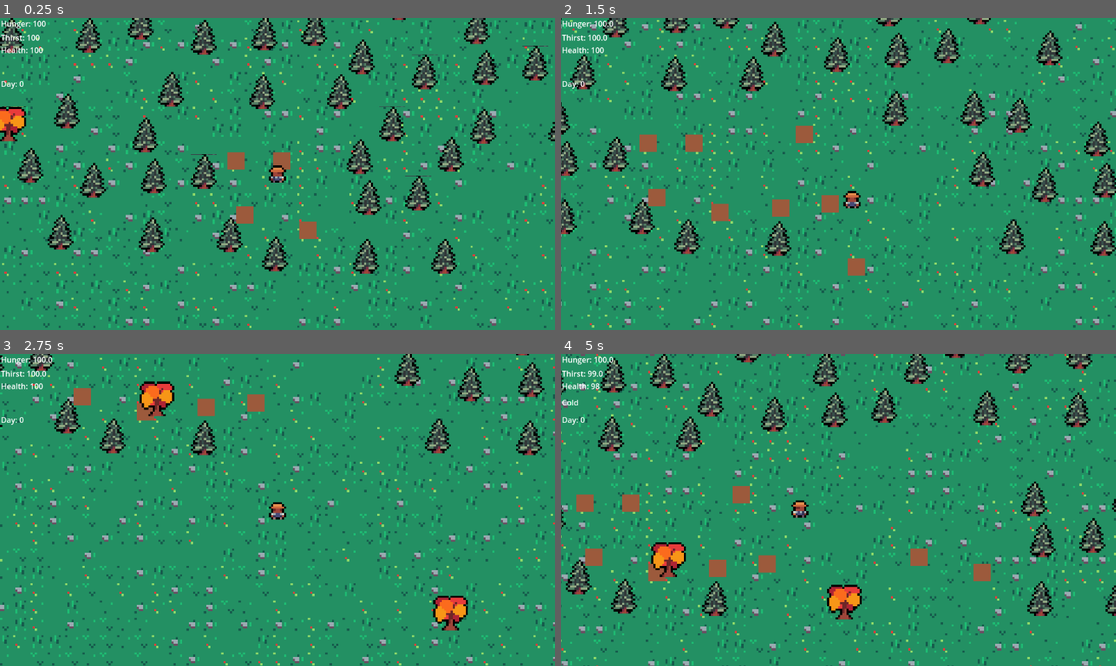
Above: before the commit, frames 1-4 (two rows, left to right).
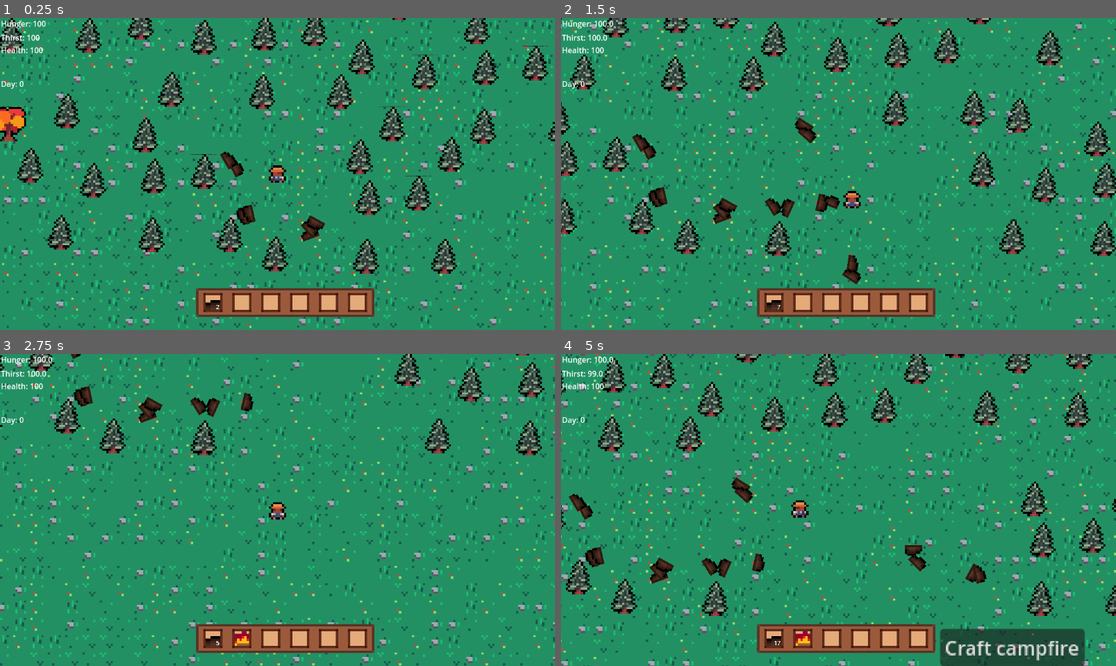
Above: after the commit, the same moments.

Repository: eagle3050/Stay-Alive
Game: Godot game, scene res://Scenes/main.tscn
Two runs of this game, one before a commit and one after it. Both use one fixed random seed, a clock stepped at 60 frames per second and the inputs below.
Inputs (mouse positions are in pixels of both pictures, inside the frame that each line leads up to):
- Up to frame 1 (0.25 s): no input
- Up to frame 2 (1.5 s): tap Enter at 0.5 s; move the mouse to (960, 158) at 0.52 s; hold D (right) 0.53-1.28 s; tap 1 (1) at 0.6 s; tap E (e) at 0.8, 1.35 s; move the mouse to (727, 189) at 1.27 s; hold S (down) from 1.28 s (still down)
- Up to frame 3 (2.75 s): click (166, 525) at 1.55 s; release S (down) at 2 s; click (449, 647) at 2 s, where only the run after the commit has a clickable "Craft campfire"
- Up to frame 4 (5 s): move the mouse to (894, 441) at 2.77 s; press the mouse at (894, 441) at 2.78 s; hold D (right) 2.78-3.53 s; tap 2 (2, bound only after the commit) at 3.05, 3.6 s; move the mouse to (810, 572) at 3.52 s; release the mouse at (810, 572) at 3.53 s; hold W (up) 3.53-4.28 s; tap 3 (3, bound only after the commit) at 3.8, 4.35 s; move the mouse to (1005, 556) at 4.27 s; hold A (left) from 4.28 s (still down); tap 4 (4, bound only after the commit) at 4.55 s

The runs differ from the first frame. In frame 1, 3.8% of the frame differs, in the area x 35-68%, y 42-96%; in frame 2, 4.8%; in frame 3, 4.9%; in frame 4, 9.2%, in the area x 0-95%, y 9-100%.

Commit message:
Added simple crafting, hotbar and slot selection
Player has a hotbar instead, can press 1, 2. 3 etc, button that appears when you have enough resources to craft, new sprites

Diff:
--- a/Scenes/player.tscn
+++ b/Scenes/player.tscn
@@ -1,10 +1,9 @@
-[gd_scene load_steps=11 format=3 uid="uid://cmctx0bhktukh"]
+[gd_scene load_steps=10 format=3 uid="uid://cmctx0bhktukh"]
 
 [ext_resource type="Script" uid="uid://c8vjldlfbfscr" path="res://Scripts/player.gd" id="1_onrkg"]
 [ext_resource type="Texture2D" uid="uid://nk6ivtouhn2s" path="res://Assets/TinyRanch_Assets/TinyFarm_Characters.png" id="2_cvnsp"]
 [ext_resource type="Resource" uid="uid://cmum3kx1kv4xn" path="res://invertory/player_inv.tres" id="2_vgqql"]
 [ext_resource type="Script" uid="uid://bkvaqqsba4e2e" path="res://Scripts/survival_stats.gd" id="3_6t5aa"]
-[ext_resource type="PackedScene" uid="uid://c1lsuiviqmkmb" path="res://invertory/intertory_ui.tscn" id="5_fkybt"]
 
 [sub_resource type="AtlasTexture" id="AtlasTexture_cvnsp"]
 atlas = ExtResource("2_cvnsp")
@@ -77,13 +76,6 @@
 [node name="ColdHealthTimer" type="Timer" parent="SurvivalStats"]
 ignore_time_scale = true
 
-[node name="Intertory_UI" parent="." instance=ExtResource("5_fkybt")]
-z_index = 99
-offset_left = -22.0
-offset_top = -56.0
-offset_right = 22.0
-offset_bottom = -5.0
-
 [connection signal="timeout" from="SurvivalStats/DecreaseTimer" to="SurvivalStats" method="_on_decrease_timer_timeout"]
 [connection signal="timeout" from="SurvivalStats/HealthTimer" to="SurvivalStats" method="_on_health_timer_timeout"]
 [connection signal="timeout" from="SurvivalStats/ColdHealthTimer" to="SurvivalStats" method="_on_cold_health_timer_timeout"]
--- a/Scenes/tree.gd
+++ b/Scenes/tree.gd
@@ -9,9 +9,9 @@
 	if body.is_in_group("player"):
 		broken = true
 		$Holder.hide()
+		for i in randf_range(1, 3):
+			var wood = wood_scene.instantiate()
 
-		var wood = wood_scene.instantiate()
-
-		wood.global_position = $WoodSpawn.global_position
-		get_parent().add_child(wood)
+			wood.global_position = $WoodSpawn.global_position
+			get_parent().add_child(wood)
 		queue_free()
--- a/Scenes/ui.tscn
+++ b/Scenes/ui.tscn
@@ -1,6 +1,7 @@
-[gd_scene load_steps=2 format=3 uid="uid://j573r3fpylb3"]
+[gd_scene load_steps=3 format=3 uid="uid://j573r3fpylb3"]
 
 [ext_resource type="Script" uid="uid://00k0a0v0bxyw" path="res://Scripts/ui.gd" id="1_fyqef"]
+[ext_resource type="PackedScene" uid="uid://c1lsuiviqmkmb" path="res://invertory/intertory_ui.tscn" id="2_qdvrb"]
 
 [node name="UI" type="CanvasLayer"]
 script = ExtResource("1_fyqef")
@@ -49,3 +50,10 @@
 offset_right = 72.0
 offset_bottom = 148.0
 text = "Day: 99"
+
+[node name="Intertory_UI" parent="." instance=ExtResource("2_qdvrb")]
+offset_left = 407.00006
+offset_top = 561.0
+offset_right = -633.1841
+offset_bottom = 4.8239746
+scale = Vector2(5, 5)
--- a/Scripts/GlobalStats.gd
+++ b/Scripts/GlobalStats.gd
@@ -2,3 +2,5 @@
 
 var night_time = false
 var day = 0
+
+var wood_collected = 0
--- a/Scripts/player.gd
+++ b/Scripts/player.gd
@@ -14,7 +14,7 @@
 
 
 func _process(_delta: float) -> void:
-	placing_items()
+	#placing_items()
 	handle_anim()
 	var direction = Input.get_vector("left", "right", "up", "down").normalized()
 	velocity = direction * speed
@@ -38,18 +38,51 @@
 	hide()
 	print("dead")
 
-func placing_items():
+#func placing_items():
+	#
+	#var campfire = preload("res://Scenes/campfire.tscn")
+	##INVERTORY CHECKING IF ENOUGH MATERIALS LOGIC
+	#if Input.is_action_just_pressed("1"):
+		#print("selectg")
+		#campfire_selected = true
+	#if Input.is_action_just_pressed("place") and campfire_selected: #AND ENOUGH MATERIALS
+		#var campfire_scene = campfire.instantiate()
+		#var mouse_pos = get_global_mouse_position()
+		#campfire_scene.global_position = mouse_pos
+		#get_parent().add_child(campfire_scene)
 
-	var campfire = preload("res://Scenes/campfire.tscn")
-	#INVERTORY CHECKING IF ENOUGH MATERIALS LOGIC
-	if Input.is_action_just_pressed("1"):
-		print("selectg")
-		campfire_selected = true
-	if Input.is_action_just_pressed("place") and campfire_selected: #AND ENOUGH MATERIALS
-		var campfire_scene = campfire.instantiate()
-		var mouse_pos = get_global_mouse_position()
-		campfire_scene.global_position = mouse_pos
-		get_parent().add_child(campfire_scene)
+
+func _input(event):
+	if event.is_action_pressed("place"): # Or whatever your "Place" button is
+		use_item()
+var selected_slot_index: int = 0 # This should be updated by your Hotbar/UI logic
+func use_item():
+	var slot = inv.slots[selected_slot_index]
+
+	if slot and slot.item:
+		# Check if the item is a Campfire or Base
+		if slot.item.name == "Campfire":
+			place_object(preload("res://Scenes/campfire.tscn"))
+			consume_selected_item(slot)
+		#elif slot.item.name == "Base":
+			#place_object(preload("res://scenes/base.tscn"))
+			#consume_selected_item(slot)
+
+func place_object(object_scene: PackedScene):
+	var instance = object_scene.instantiate()
+	# Set the position to slightly in front of the player
+	instance.global_position = global_position
+	get_parent().add_child(instance)
+
+func consume_selected_item(slot: Inv_slot):
+	slot.amount -= 1
+	if slot.amount <= 0:
+		slot.item = null
+
+	# Emit a signal so the UI knows to refresh the numbers
+	inv.update.emit()
+
+
 
 
 func collect(item):
--- a/invertory/intertory_ui.gd
+++ b/invertory/intertory_ui.gd
@@ -3,18 +3,22 @@
 var is_open = false
 @onready var inv: Inv = preload("res://invertory/player_inv.tres")
 @onready var slots: Array = $NinePatchRect/GridContainer.get_children()
+@export var campfire_item: InvItem # Drag your Campfire Resource here
+@export var player_inventory: Inv
+@onready var player = get_node("/root/Main/Player")
 
 func _ready() -> void:
 	inv.update.connect(update_slots)
 	update_slots()
-	close()
+	open()
+	#close()
 
 func _process(delta: float) -> void:
-	if Input.is_action_just_pressed("e"):
-		if is_open:
-			close()
-		else:
-			open()
+
+	if GlobalStats.wood_collected >= 10:
+		$CraftCampfire.show()
+	else:
+		$CraftCampfire.hide()
 
 func update_slots():
 	for i in range(min(inv.slots.size(), slots.size())):
@@ -24,6 +28,40 @@
 	visible = true
 	is_open = true
 
-func close():
-	visible = false
-	is_open = false
+#func close():
+	#visible = false
+	#is_open = false
+
+
+func _on_craft_campfire_pressed():
+	var wood_needed = 5
+
+	if player_inventory.has_amount("Wood", wood_needed):
+		player_inventory.remove_item_by_name("Wood", wood_needed)
+
+		player_inventory.insert(campfire_item)
+
+		update_slots()
+		print("Crafted a Campfire!")
+	else:
+		print("Not enough Wood!")
+
+func _input(event: InputEvent) -> void:
+	if Input.is_action_just_pressed("1"):
+		print("0")
+		player.selected_slot_index = 0
+	if Input.is_action_just_pressed("2"):
+		print("2")
+		player.selected_slot_index = 1
+	if Input.is_action_just_pressed("3"):
+		print("3")
+		player.selected_slot_index = 2
+	if Input.is_action_just_pressed("4"):
+		print("4")
+		player.selected_slot_index = 3
+	if Input.is_action_just_pressed("5"):
+		print("5")
+		player.selected_slot_index = 4
+	if Input.is_action_just_pressed("6"):
+		print("6")
+		player.selected_slot_index = 5
--- a/invertory/intertory_ui.tscn
+++ b/invertory/intertory_ui.tscn
@@ -1,8 +1,10 @@
-[gd_scene load_steps=4 format=3 uid="uid://c1lsuiviqmkmb"]
+[gd_scene load_steps=6 format=3 uid="uid://c1lsuiviqmkmb"]
 
 [ext_resource type="Script" uid="uid://lojpvkhaacys" path="res://invertory/intertory_ui.gd" id="1_w7jx4"]
-[ext_resource type="Texture2D" uid="uid://cf6lh4rn7gwdm" path="res://Assets/inventory-background.png" id="2_hdtep"]
+[ext_resource type="Resource" uid="uid://tx5a2oy8kaxc" path="res://invertory/items/campfire.tres" id="2_6y4ax"]
+[ext_resource type="Resource" uid="uid://cmum3kx1kv4xn" path="res://invertory/player_inv.tres" id="3_3kjxn"]
 [ext_resource type="PackedScene" uid="uid://cihf14fou10s8" path="res://invertory/inv_slot.tscn" id="3_ipgnx"]
+[ext_resource type="Texture2D" uid="uid://d0avh123h3ecx" path="res://Assets/bg.png" id="4_3kjxn"]
 
 [node name="Intertory_UI" type="Control"]
 custom_minimum_size = Vector2(44, 51)
@@ -14,12 +16,14 @@
 grow_horizontal = 2
 grow_vertical = 2
 script = ExtResource("1_w7jx4")
+campfire_item = ExtResource("2_6y4ax")
+player_inventory = ExtResource("3_3kjxn")
 
 [node name="NinePatchRect" type="NinePatchRect" parent="."]
 layout_mode = 0
-offset_right = 44.0
-offset_bottom = 51.0
-texture = ExtResource("2_hdtep")
+offset_right = 74.0
+offset_bottom = 12.0
+texture = ExtResource("4_3kjxn")
 patch_margin_left = 6
 patch_margin_top = 6
 patch_margin_right = 6
@@ -32,13 +36,13 @@
 anchor_top = 0.5
 anchor_right = 0.5
 anchor_bottom = 0.5
-offset_left = -16.0
-offset_top = -22.0
-offset_right = 16.0
-offset_bottom = 22.0
+offset_left = -34.0
+offset_top = -4.5
+offset_right = 34.0
+offset_bottom = 4.0
 grow_horizontal = 2
 grow_vertical = 2
-columns = 3
+columns = 9
 
 [node name="InvSlot1" parent="NinePatchRect/GridContainer" instance=ExtResource("3_ipgnx")]
 layout_mode = 2
@@ -58,20 +62,31 @@
 [node name="InvSlot6" parent="NinePatchRect/GridContainer" instance=ExtResource("3_ipgnx")]
 layout_mode = 2
 
-[node name="InvSlot7" parent="NinePatchRect/GridContainer" instance=ExtResource("3_ipgnx")]
-layout_mode = 2
+[node name="0" type="Marker2D" parent="NinePatchRect"]
+position = Vector2(7, 8)
 
-[node name="InvSlot8" parent="NinePatchRect/GridContainer" instance=ExtResource("3_ipgnx")]
-layout_mode = 2
+[node name="1" type="Marker2D" parent="NinePatchRect"]
+position = Vector2(19, 8)
 
-[node name="InvSlot9" parent="NinePatchRect/GridContainer" instance=ExtResource("3_ipgnx")]
-layout_mode = 2
+[node name="2" type="Marker2D" parent="NinePatchRect"]
+position = Vector2(31, 8)
 
-[node name="InvSlot10" parent="NinePatchRect/GridContainer" instance=ExtResource("3_ipgnx")]
-layout_mode = 2
+[node name="3" type="Marker2D" parent="NinePatchRect"]
+position = Vector2(43, 8)
 
-[node name="InvSlot11" parent="NinePatchRect/GridContainer" instance=ExtResource("3_ipgnx")]
-layout_mode = 2
+[node name="4" type="Marker2D" parent="NinePatchRect"]
+position = Vector2(55, 8)
 
-[node name="InvSlot12" parent="NinePatchRect/GridContainer" instance=ExtResource("3_ipgnx")]
-layout_mode = 2
+[node name="5" type="Marker2D" parent="NinePatchRect"]
+position = Vector2(67, 8)
+
+[node name="CraftCampfire" type="Button" parent="."]
+layout_mode = 0
+offset_left = 76.0
+offset_top = 2.0
+offset_right = 196.0
+offset_bottom = 33.0
+scale = Vector2(0.5, 0.5)
+text = "Craft campfire"
+
+[connection signal="pressed" from="CraftCampfire" to="." method="_on_craft_campfire_pressed"]
--- a/invertory/inv_slot.tscn
+++ b/invertory/inv_slot.tscn
@@ -1,7 +1,8 @@
-[gd_scene load_steps=3 format=3 uid="uid://cihf14fou10s8"]
+[gd_scene load_steps=4 format=3 uid="uid://cihf14fou10s8"]
 
 [ext_resource type="Script" uid="uid://dtsur3rqak6gt" path="res://invertory/inv_slot_ui.gd" id="1_f3xru"]
-[ext_resource type="Texture2D" uid="uid://fqm0wqrtgp3b" path="res://Assets/inventory-slot.png" id="2_llpok"]
+[ext_resource type="Texture2D" uid="uid://bt7qlvnl5nat8" path="res://Assets/slot-frame.png" id="2_f3xru"]
+[ext_resource type="Texture2D" uid="uid://b67oebtuvrhpe" path="res://Assets/slot-bg.png" id="3_llpok"]
 
 [node name="InvSlot" type="Panel"]
 self_modulate = Color(1, 1, 1, 0)
@@ -11,8 +12,14 @@
 script = ExtResource("1_f3xru")
 
 [node name="Sprite2D" type="Sprite2D" parent="."]
-scale = Vector2(0.49999997, 0.49999997)
-texture = ExtResource("2_llpok")
+z_index = 10
+scale = Vector2(0.99999994, 0.99999994)
+texture = ExtResource("2_f3xru")
+centered = false
+
+[node name="Sprite2D2" type="Sprite2D" parent="."]
+scale = Vector2(0.99999994, 0.99999994)
+texture = ExtResource("3_llpok")
 centered = false
 
 [node name="CenterContainer" type="CenterContainer" parent="."]
@@ -29,10 +36,8 @@
 [node name="Label" type="Label" parent="CenterContainer/Panel"]
 custom_minimum_size = Vector2(19, 23)
 layout_mode = 0
-offset_left = -1.0
-offset_top = -1.0
-offset_right = 18.0
-offset_bottom = 22.0
-scale = Vector2(0.25, 0.25)
+offset_right = 19.0
+offset_bottom = 23.0
+scale = Vector2(0.15, 0.15)
 text = "99"
 horizontal_alignment = 2
--- a/invertory/invertory.gd
+++ b/invertory/invertory.gd
@@ -15,3 +15,21 @@
 			empty_slots[0].item = item
 			empty_slots[0].amount = 1
 	update.emit()
+
+func has_amount(item_name: String, amount: int) -> bool:
+	var count = 0
+	for slot in slots:
+		if slot.item and slot.item.name == item_name:
+			count += slot.amount
+	return count >= amount
+
+func remove_item_by_name(item_name: String, amount: int):
+	for slot in slots:
+		if amount <= 0: break
+		if slot.item and slot.item.name == item_name:
+			var remove_count = min(slot.amount, amount)
+			slot.amount -= remove_count
+			GlobalStats.wood_collected -= remove_count
+			amount -= remove_count
+			if slot.amount <= 0:
+				slot.item = null
--- a/invertory/items/wood.gd
+++ b/invertory/items/wood.gd
@@ -5,4 +5,16 @@
 func _on_body_entered(body: Node2D) -> void:
 	if body.is_in_group("player"):
 		player.collect(item)
+		GlobalStats.wood_collected += 1
 		hide()
+func _ready() -> void:
+	rotation = randf_range(-90, 180)
+
+	var max_offset = 3.0
+
+	# Generate random float between -50 and 50 for X and Y
+	var random_x = randf_range(-max_offset, max_offset)
+	var random_y = randf_range(-max_offset, max_offset)
+
+	# Apply the offset to the current position
+	position += Vector2(random_x, random_y)
--- a/invertory/items/wood.tres
+++ b/invertory/items/wood.tres
@@ -1,7 +1,7 @@
 [gd_resource type="Resource" script_class="InvItem" load_steps=3 format=3 uid="uid://c6cjeg1p3h7t8"]
 
 [ext_resource type="Script" uid="uid://c3vgrmc4ewghj" path="res://invertory/invertory_item.gd" id="1_uq5uf"]
-[ext_resource type="Texture2D" uid="uid://bei1tet8fjg2y" path="res://Assets/wood.png" id="2_rlyq8"]
+[ext_resource type="Texture2D" uid="uid://jtm5n0w6kbgr" path="res://Assets/wood2.png" id="2_rlyq8"]
 
 [resource]
 script = ExtResource("1_uq5uf")
--- a/invertory/items/wood.tscn
+++ b/invertory/items/wood.tscn
@@ -1,20 +1,21 @@
 [gd_scene load_steps=5 format=3 uid="uid://cv7d5ck7vro2r"]
 
-[ext_resource type="Texture2D" uid="uid://bei1tet8fjg2y" path="res://Assets/wood.png" id="1_mnjol"]
 [ext_resource type="Script" uid="uid://biash80mu8ead" path="res://invertory/items/wood.gd" id="1_wnjja"]
 [ext_resource type="Resource" uid="uid://c6cjeg1p3h7t8" path="res://invertory/items/wood.tres" id="2_jjuco"]
+[ext_resource type="Texture2D" uid="uid://jtm5n0w6kbgr" path="res://Assets/wood2.png" id="3_jjuco"]
 
 [sub_resource type="CircleShape2D" id="CircleShape2D_mnjol"]
-radius = 3.0
+radius = 7.0
 
 [node name="Wood" type="Area2D"]
 script = ExtResource("1_wnjja")
 item = ExtResource("2_jjuco")
 
 [node name="Sprite2D" type="Sprite2D" parent="."]
-texture = ExtResource("1_mnjol")
+texture = ExtResource("3_jjuco")
 
 [node name="CollisionShape2D" type="CollisionShape2D" parent="."]
+position = Vector2(0, 1)
 shape = SubResource("CircleShape2D_mnjol")
 
 [connection signal="body_entered" from="." to="." method="_on_body_entered"]
--- a/project.godot
+++ b/project.godot
@@ -61,6 +61,26 @@
 "events": [Object(InputEventKey,"resource_local_to_scene":false,"resource_name":"","device":-1,"window_id":0,"alt_press …(192 unchanged characters)…
 ]
 }
+2={
+"deadzone": 0.2,
+"events": [Object(InputEventKey,"resource_local_to_scene":false,"resource_name":"","device":-1,"window_id":0,"alt_pressed":false,"shift_pressed":false,"ctrl_pressed":false,"meta_pressed":false,"pressed":false,"keycode":0,"physical_keycode":50,"key_label":0,"unicode":50,"location":0,"echo":false,"script":null)
+]
+}
+3={
+"deadzone": 0.2,
+"events": [Object(InputEventKey,"resource_local_to_scene":false,"resource_name":"","device":-1,"window_id":0,"alt_pressed":false,"shift_pressed":false,"ctrl_pressed":false,"meta_pressed":false,"pressed":false,"keycode":0,"physical_keycode":51,"key_label":0,"unicode":51,"location":0,"echo":false,"script":null)
+]
+}
+4={
+"deadzone": 0.2,
+"events": [Object(InputEventKey,"resource_local_to_scene":false,"resource_name":"","device":-1,"window_id":0,"alt_pressed":false,"shift_pressed":false,"ctrl_pressed":false,"meta_pressed":false,"pressed":false,"keycode":0,"physical_keycode":52,"key_label":0,"unicode":52,"location":0,"echo":false,"script":null)
+]
+}
+5={
+"deadzone": 0.2,
+"events": [Object(InputEventKey,"resource_local_to_scene":false,"resource_name":"","device":-1,"window_id":0,"alt_pressed":false,"shift_pressed":false,"ctrl_pressed":false,"meta_pressed":false,"pressed":false,"keycode":0,"physical_keycode":53,"key_label":0,"unicode":53,"location":0,"echo":false,"script":null)
+]
+}
 
 [rendering]
 
Binary file added: Assets/bg.png
Not shown, added: Assets/bg.png.import
Binary file added: Assets/slot-bg.png
Not shown, added: Assets/slot-bg.png.import
Binary file added: Assets/slot-frame.png
Not shown, changed: Assets/slot-frame.png.import
Binary file added: Assets/slot.png
Not shown, added: Assets/slot.png.import
Binary file removed: Assets/wood.png
Binary file added: Assets/wood2.png
Not shown, added: Assets/wood2.png.import
